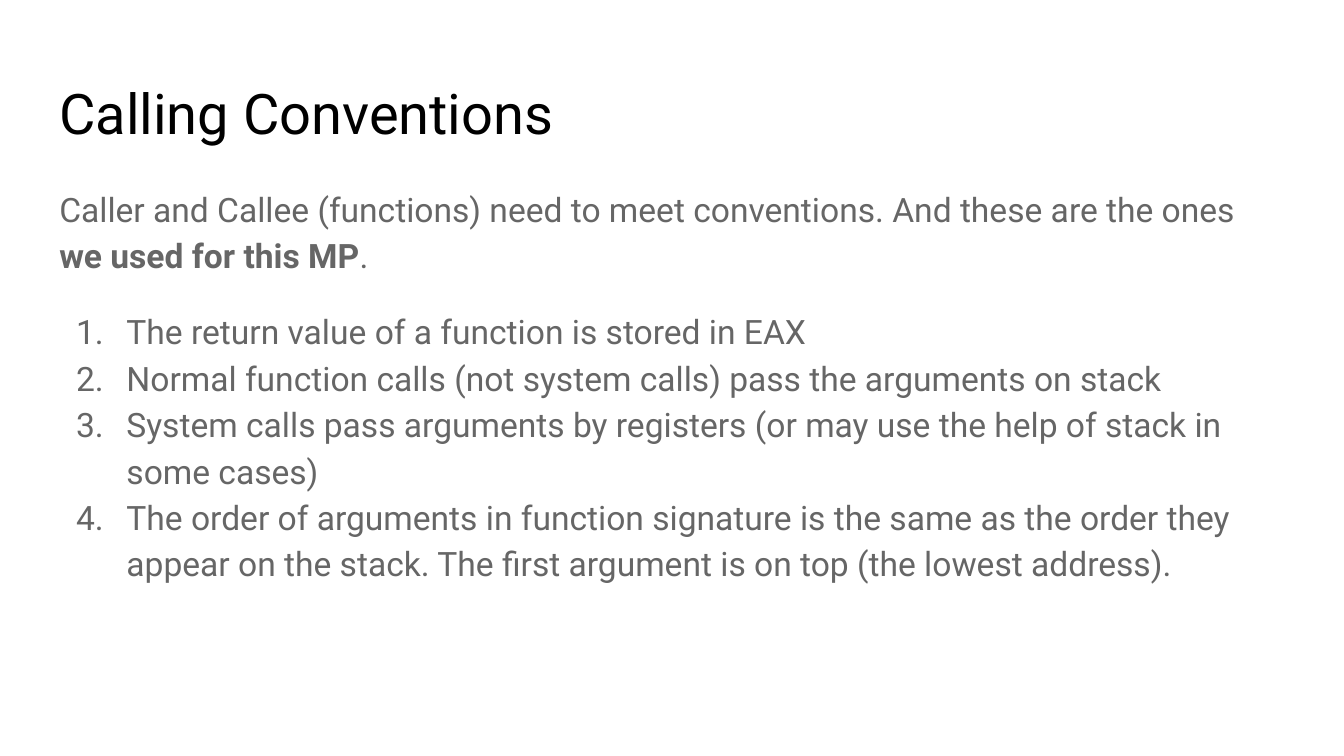
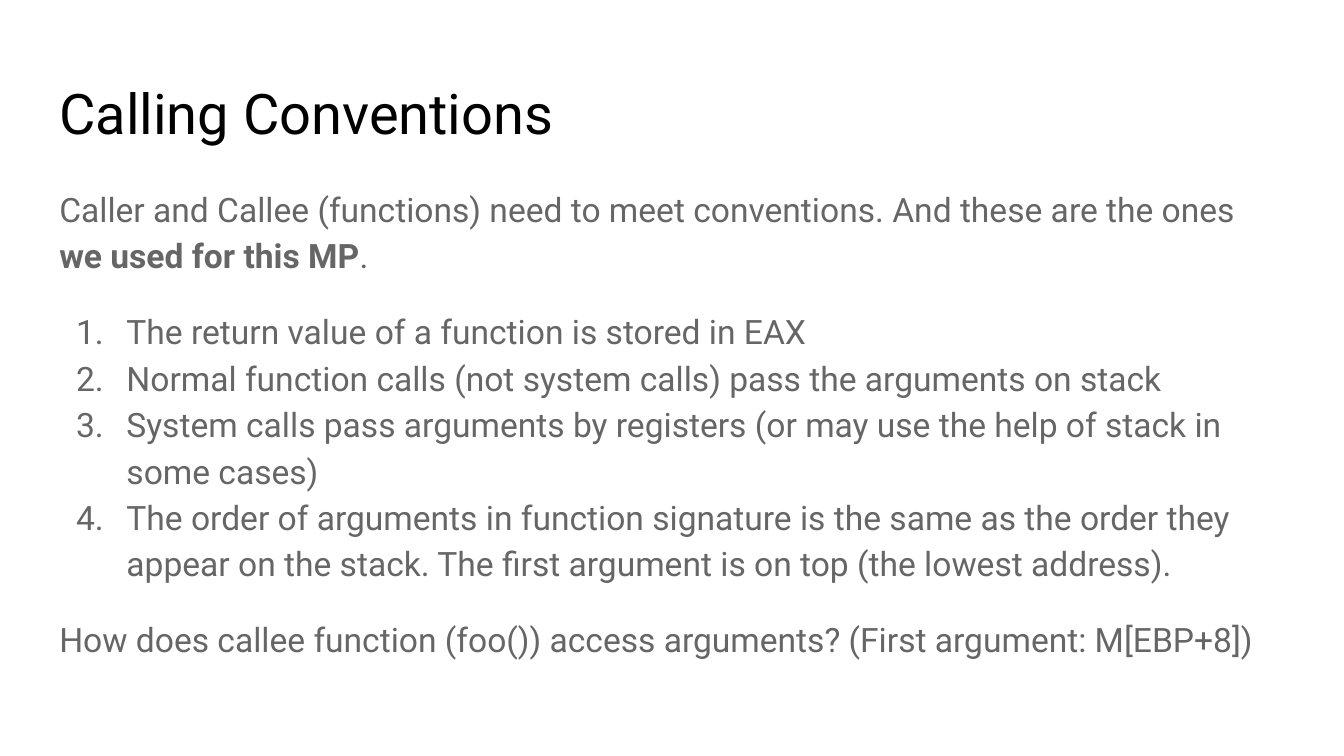
Before and after one commit to kaishenwang/MP1Disucssion, a slide deck: slide 32 of week1/Intro_OS_2019.pptx (slide 31 before the commit). Drawn at 1344x756 pixels with LibreOffice and Linux fonts; fonts in the diff are those of the drawing. Boxes give left, top, right and bottom in pixels: in the first picture for what was removed or moved away, otherwise in the second. Text is boxed around its words. In the diff, an @@ line names an element or a change of style, - is before the commit and + after.

```diff
--- a/week1/Intro_OS_2019.pptx
+++ b/week1/Intro_OS_2019.pptx
@@ text at (59, 624, 1253, 660): paragraph added @@
+How does callee function (foo()) access arguments? (First argument: M[EBP+8])
```
Also in this commit, not shown: 10 other slides changed, 1 slide added.
